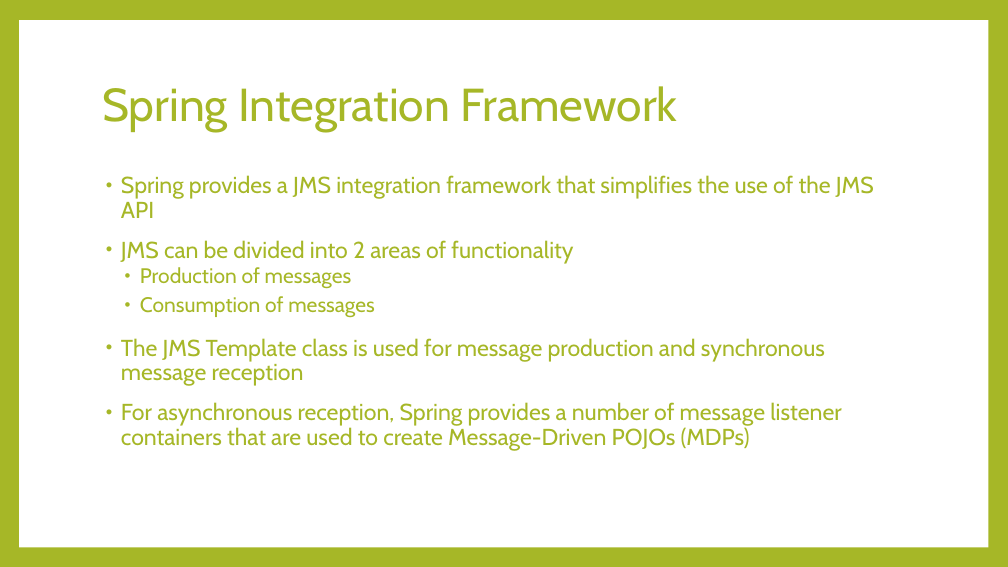
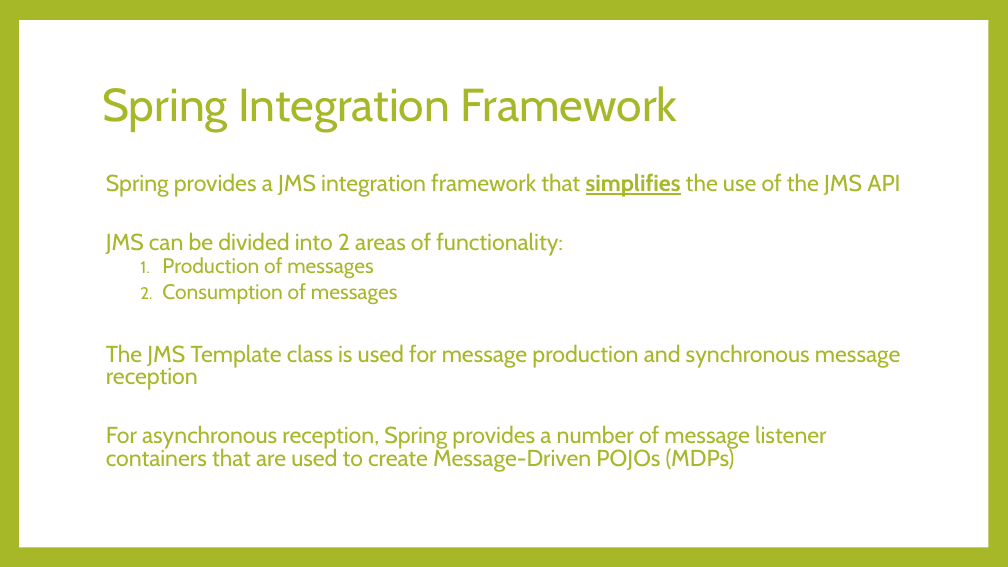
Before and after one commit to ramon-luis/JMS-ActiveMQ-Spring, a slide deck: slide 21 of JMS vFinal.pptx. Drawn at 1008x567 pixels with LibreOffice and Linux fonts; fonts in the diff are those of the drawing. Boxes give left, top, right and bottom in pixels: in the first picture for what was removed or moved away, otherwise in the second. Text is boxed around its words. In the diff, an @@ line names an element or a change of style, - is before the commit and + after.

```diff
--- a/JMS vFinal.pptx
+++ b/JMS vFinal.pptx
@@ text at (106, 173, 900, 472): bold on, underline on in "simplifies"; bullet • to none; line spacing 0.9 to 0.8; bullet • to 1. @@
@@ text at (106, 232, 563, 256): text changed @@
-• JMS can be divided into 2 areas of functionality
+JMS can be divided into 2 areas of functionality:
```
Also in this commit, not shown: 13 other slides changed.
